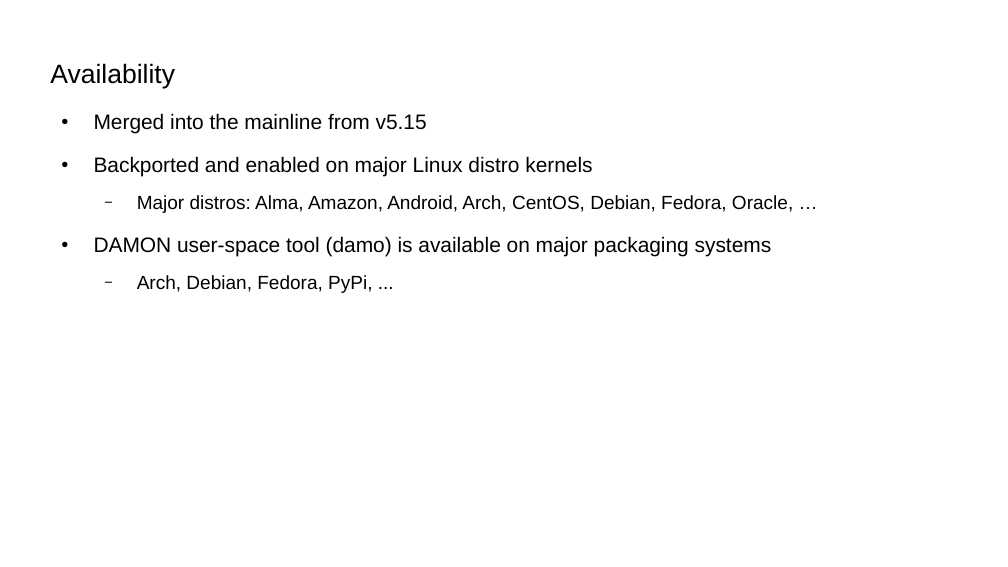
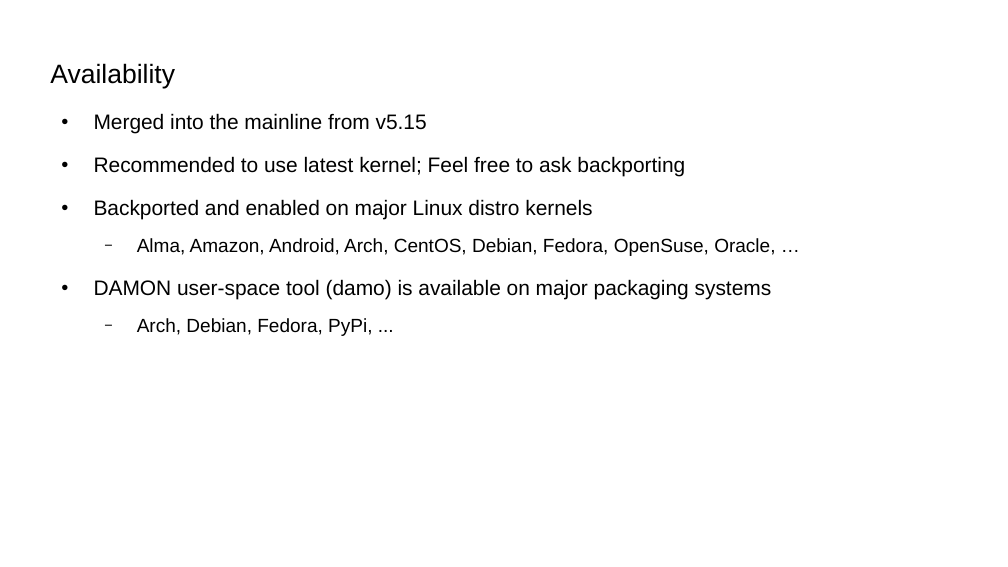
Before and after one commit to damonitor/talks, a slide deck: slide 71 of 2025/kernel_recipes/damon_kernel_recipes2025.odp (slide 67 before the commit). Drawn at 1008x567 pixels with LibreOffice and Linux fonts; fonts in the diff are those of the drawing. Boxes give left, top, right and bottom in pixels: in the first picture for what was removed or moved away, otherwise in the second. Text is boxed around its words. In the diff, an @@ line names an element or a change of style, - is before the commit and + after.

```diff
--- a/2025/kernel_recipes/damon_kernel_recipes2025.odp
+++ b/2025/kernel_recipes/damon_kernel_recipes2025.odp
@@ text at [94, 156, 685, 176]: paragraph added @@
+● Recommended to use latest kernel; Feel free to ask backporting
@@ text at [137, 238, 775, 256]: text changed @@
-  − Major distros: Alma, Amazon, Android, Arch, CentOS, Debian, Fedora, Oracle, …
+  − Alma, Amazon, Android, Arch, CentOS, Debian, Fedora, OpenSuse, Oracle, …
```
Also in this commit, not shown: 28 other slides changed, 5 slides added, 1 slide removed, 1 other file.
